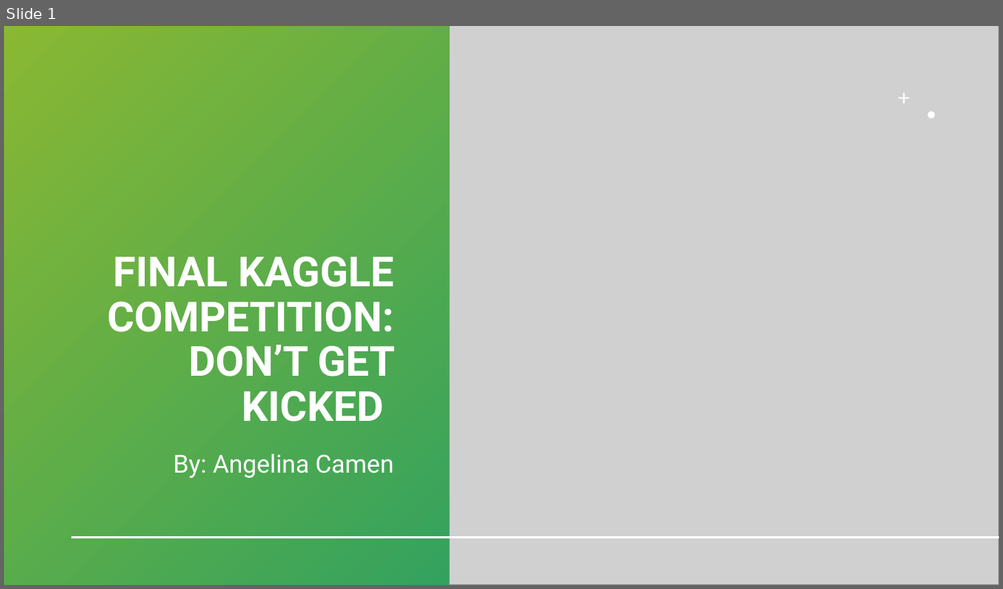
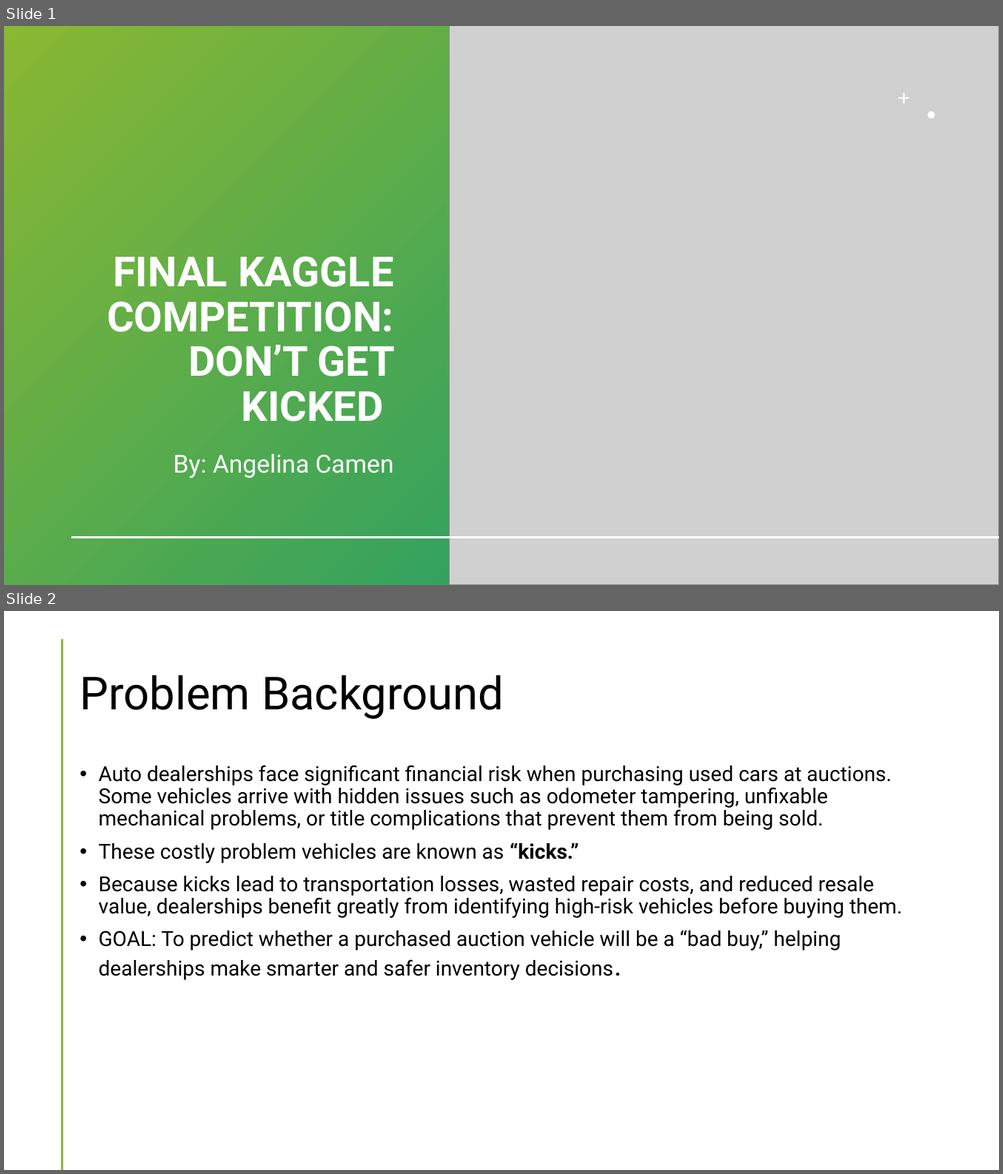
Before and after one commit to angelinacamen/FinalKaggleCompetition, a slide deck: STAT348 Final Competition.pptx. Shown one above the other, each under a label of ours: slide 1 before the commit, slides 1 and 2 after it. The pictures are 1003x589 and 1003x1174 pixels, drawn with LibreOffice and Linux fonts; fonts in the diff are those of the drawing; grey boxes stand for pictures. Boxes give left, top, right and bottom in pixels: in the first picture for what was removed or moved away, otherwise in the second. Text is boxed around its words. In the diff, an @@ line names an element or a change of style, - is before the commit and + after.

```diff
--- a/STAT348 Final Competition.pptx
+++ b/STAT348 Final Competition.pptx
@@ slide 2 added at (x1=4, y1=611, x2=999, y2=1170), background #FFFFFF @@
@@ line added from (62, 640) to (62, 1170), #029676 2 pt @@
@@ title added at (x1=79, y1=675, x2=504, y2=719), 44 pt, text #000000 @@
+Problem Background
@@ text added at (x1=99, y1=765, x2=902, y2=980), 20 pt, text #000000 @@
+• Auto dealerships face significant financial risk when purchasing used cars at auctions. Some vehicles arrive with hidden issues such as odometer tampering, unfixable mechanical problems, or title complications that prevent them from being sold.
+• These costly problem vehicles are known as “kicks.”
+• Because kicks lead to transportation losses, wasted repair costs, and reduced resale value, dealerships benefit greatly from identifying high-risk vehicles before buying them.
+• GOAL: To predict whether a purchased auction vehicle will be a “bad buy,” helping dealerships make smarter and safer inventory decisions.
```
Also in this commit, not shown: 2 slides changed, 1 other slide added, 2 slides removed, 2 other files.
